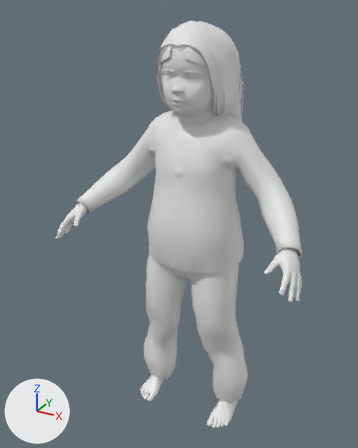
One commit to the glTF model layout/assets/bodies/jade04h.glb: the scene before it, then after it.
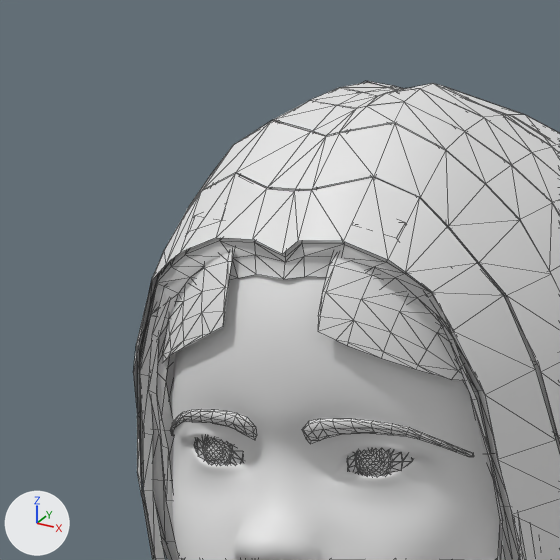
There are two pictures of each version: one whole from a 50 mm lens placed at (0.533, -1.072, 1.083), pointed at (-0.027, -0.055, 0.574), one close up on the part from 38% to 61% of the width and 2% to 20% of the height. Arrows for +X, +Y and +Z are at lower left; the lights stay in place. The first two pictures are the older version. The close-ups show mesh edges as thin lines. Vertices at exactly the same position are counted once.

In view in the first close-up: 'body', 'brows', 'eyes', 'hair_kidbob', 'hair_kidbob__fringe'.
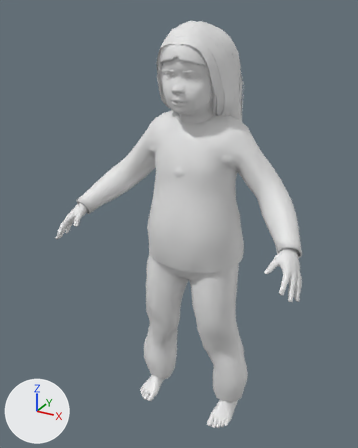
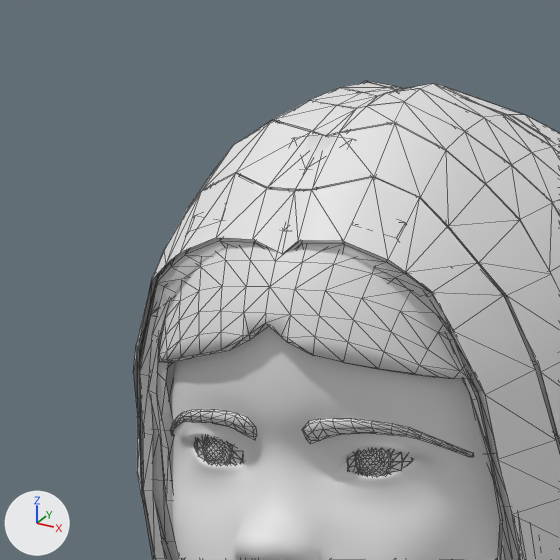
The change, as a diff of the scene's bpy script:
```diff
--- a/layout/assets/bodies/jade04h.glb.py
+++ b/layout/assets/bodies/jade04h.glb.py
@@ me_base_001 @@
 # used by ob_hair_kidbob__fringe; location = (0.0, 0.0, 0.0)
-me_base_001.from_pydata(...)  # 108 vertices, 158 faces; spans x -0.0599..0.0599, y -0.1126..-0.071, z 0.9693..1.0356
+me_base_001.from_pydata(...)  # 244 vertices, 484 faces; spans x -0.061..0.061, y -0.1161..-0.0697, z 0.9696..1.0398
+# me_base_001 part 1: the loose piece of 54 vertices spanning x -0.0599..-0.0166, y -0.1126..-0.071, z 0.9693..1.0356 is rebuilt with 244 vertices and now spans x -0.061..0.061, y -0.1161..-0.0697, z 0.9696..1.0398
+# me_base_001 part 2: the loose piece of 54 vertices spanning x 0.0166..0.0599, y -0.1126..-0.071, z 0.9693..1.0356 is deleted
```

Location of each change, [x1, y1, x2, y2] in pixels of the close-ups (560 x 560 px):
'hair_kidbob__fringe', reshaped: before [162, 250, 464, 380]; after [158, 135, 472, 379]
part 1 of me_base_001, rebuilt: before [162, 250, 234, 363]; after [158, 135, 472, 379]
part 2 of me_base_001, deleted: before [318, 254, 464, 380]
